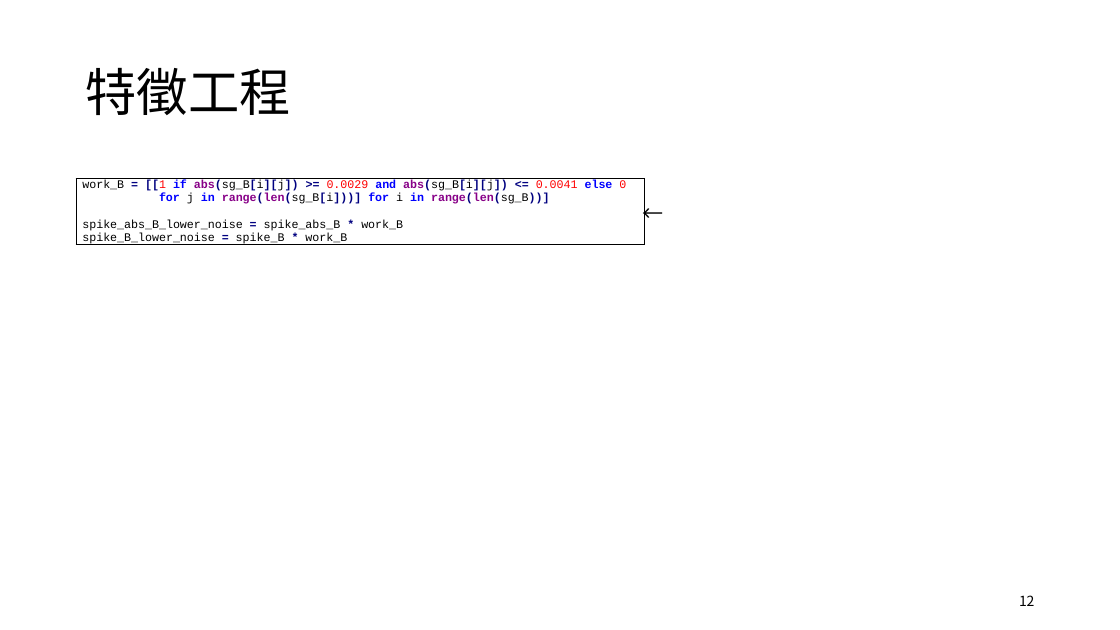
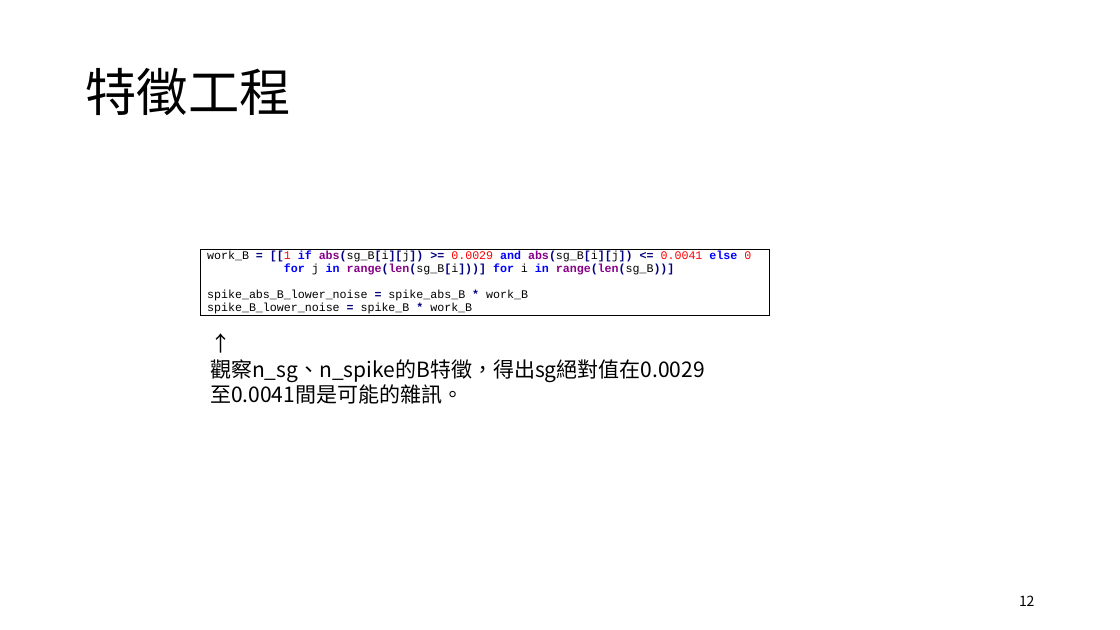
Before and after one commit to FuJasmine/imbd2022final, a slide deck: slide 12 of 2022全國智慧製造大數據分析競賽_ProjectB.pptx. Drawn at 1120x630 pixels with LibreOffice and Linux fonts; fonts in the diff are those of the drawing. Boxes give left, top, right and bottom in pixels: in the first picture for what was removed or moved away, otherwise in the second. Text is boxed around its words. In the diff, an @@ line names an element or a change of style, - is before the commit and + after.

```diff
--- a/2022全國智慧製造大數據分析競賽_ProjectB.pptx
+++ b/2022全國智慧製造大數據分析競賽_ProjectB.pptx
@@ text removed at [634,197,1120,230] @@
-←
@@ table: place and size @@
-table at [76,179,644,249]
+table at [201,250,769,319]
@@ text added at [210,359,705,404], 18 pt, text #000000 @@
+↑
+觀察n_sg、n_spike的B特徵，得出sg絕對值在0.0029至0.0041間是可能的雜訊。
```
